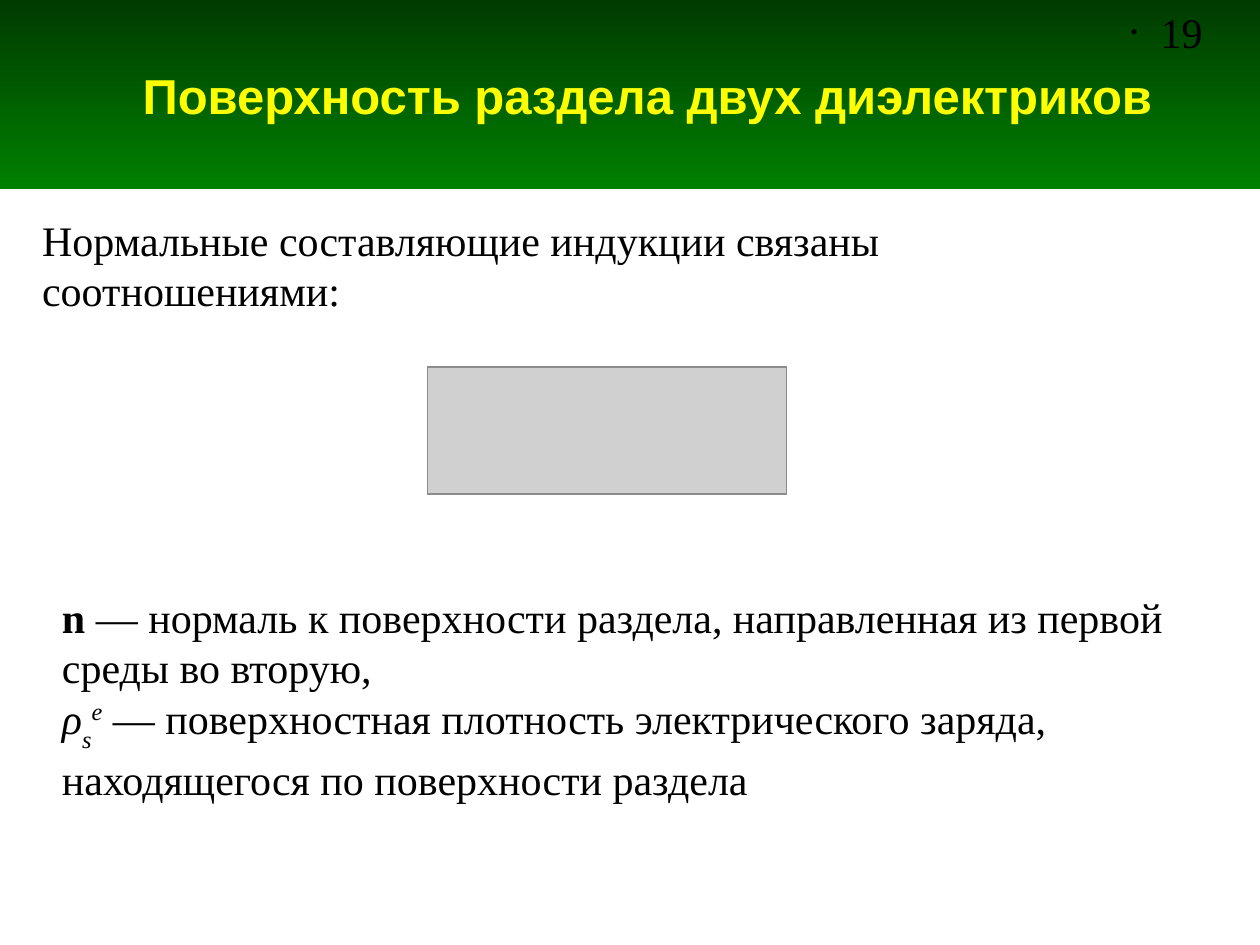
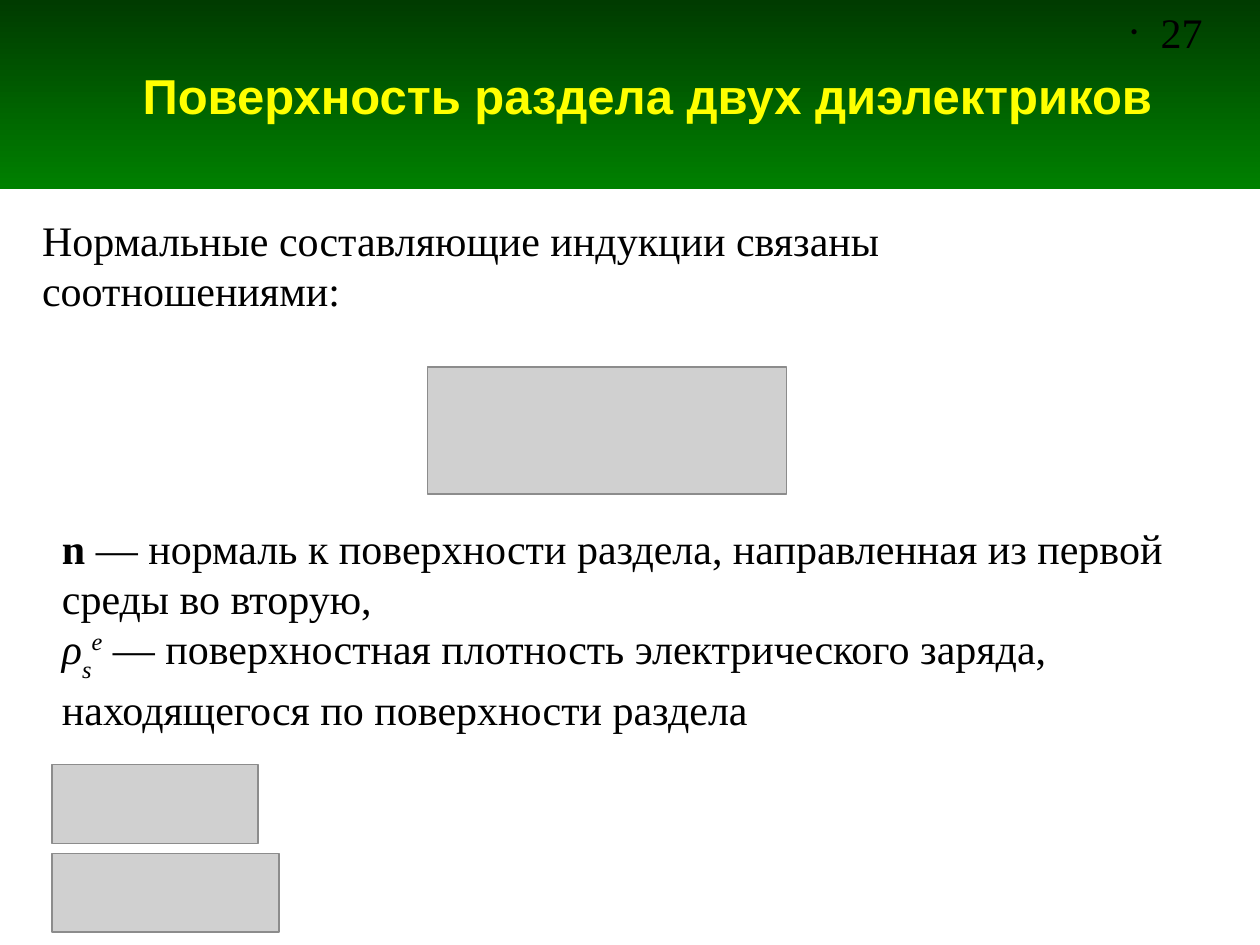
Before and after one commit to andris0147sv/modelling, a slide deck: slide 27 of presentations/1. Problem Statement.odp (slide 19 before the commit). Drawn at 1260x945 pixels with LibreOffice and Linux fonts; fonts in the diff are those of the drawing; grey boxes stand for pictures. Boxes give left, top, right and bottom in pixels: in the first picture for what was removed or moved away, otherwise in the second. Text is boxed around its words. In the diff, an @@ line names an element or a change of style, - is before the commit and + after.

```diff
--- a/presentations/1. Problem Statement.odp
+++ b/presentations/1. Problem Statement.odp
@@ page number at (1161,20,1203,48): text changed @@
-• 19
+• 27
@@ text "n — нормаль к поверхности ...": place and size @@
-text "n — нормаль к поверхности ..." at (62,604,1162,804)
+text "n — нормаль к поверхности ..." at (62,535,1162,734)
@@ picture added at (52,765,257,843) @@
@@ picture added at (52,853,278,932) @@
```
Also in this commit, not shown: 5 other slides changed, 8 slides added, 1 other file.
